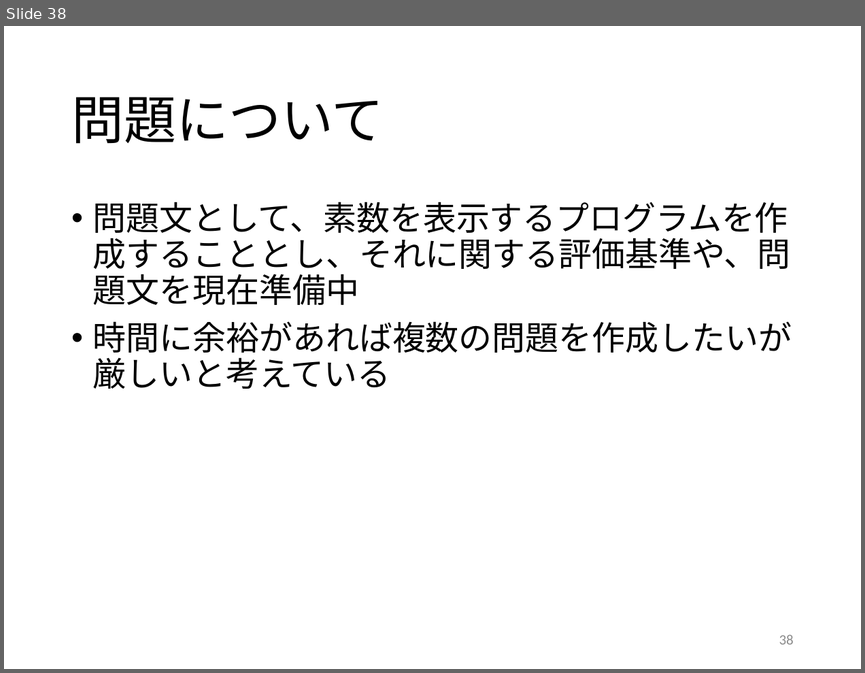
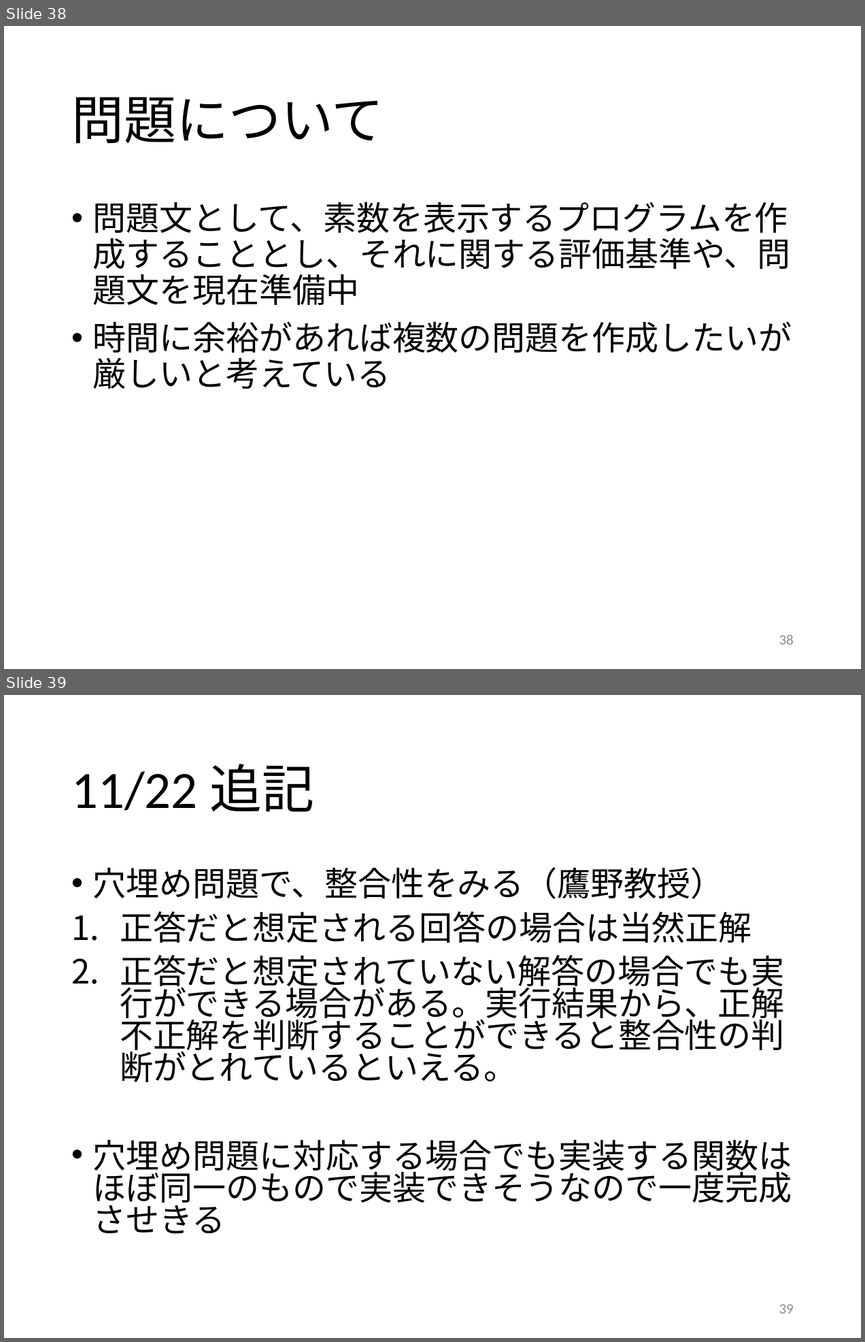
Before and after one commit to kait-takanolab/1821121-shimaoka-thesis, a slide deck: 1821121_shimaoka_sotsuken.pptx. Shown one above the other, each under a label of ours: slide 38 before the commit, slides 38 and 39 after it. The pictures are 865x673 and 865x1342 pixels, drawn with LibreOffice and Linux fonts; fonts in the diff are those of the drawing. Boxes give left, top, right and bottom in pixels: in the first picture for what was removed or moved away, otherwise in the second. Text is boxed around its words. In the diff, an @@ line names an element or a change of style, - is before the commit and + after.

```diff
--- a/1821121_shimaoka_sotsuken.pptx
+++ b/1821121_shimaoka_sotsuken.pptx
@@ slide 39 added at (4,695,861,1338), background #FFFFFF @@
@@ title added at (71,764,315,812), 44 pt, text #000000 @@
+11/22 追記
@@ text added at (93,867,792,1234), 28 pt, text #000000 @@
+• 穴埋め問題で、整合性をみる（鷹野教授）
+1. 正答だと想定される回答の場合は当然正解
+2. 正答だと想定されていない解答の場合でも実行ができる場合がある。実行結果から、正解不正解を判断することができると整合性の判断がとれているといえる。
+• 穴埋め問題に対応する場合でも実装する関数はほぼ同一のもので実装できそうなので一度完成させきる
@@ page number added at (779,1304,793,1313), 12 pt, text #8C8C8C @@
+39
```
Also in this commit, not shown: 6 slides changed, 1 other slide added, 2 other files.
